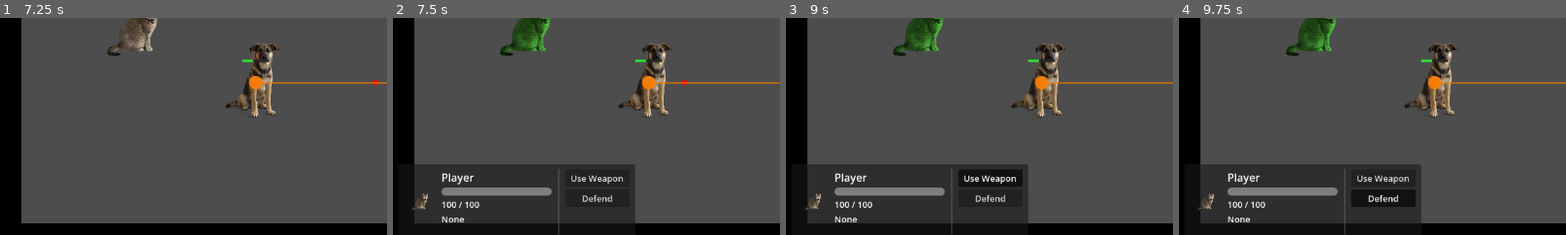
Above: before the commit, frames 1-4 (left to right).
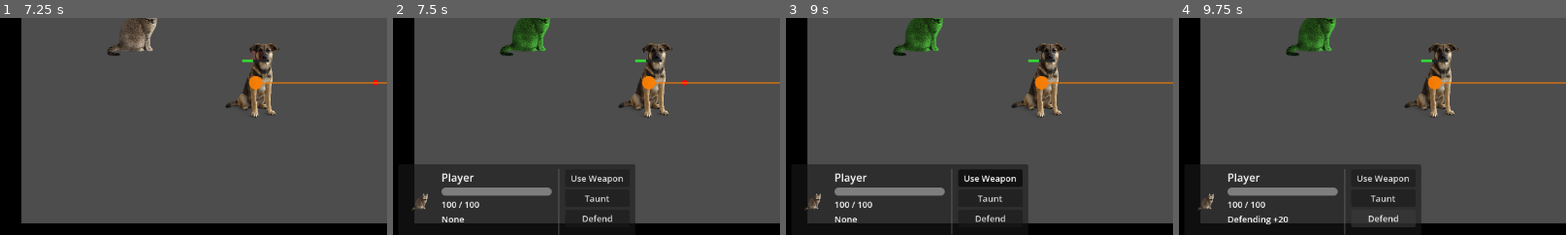
Above: after the commit, the same moments.

Repository: forsman5/volcano
Game: Godot game, scene res://scenes/menu.tscn
The game is run twice, just before and just after one commit, with the same random seed, the same clock (stepped at 60 frames per second) and the same inputs.
Inputs (mouse positions are % of the whole screen's width and height, from its top left):
- Up to frame 1 (7.25 s): click "Start Game" at 0.5 s; click "Next" at 1.25 s; click "Start Game" at 2 s; click "End Turn" at 2.75 s; click "End Turn Anyway" at 3.5 s; click "End Turn" at 4.25 s; click "End Turn Anyway" at 5 s; click "End Turn" at 5.75 s; click "End Turn Anyway" at 6.5 s
- Up to frame 2 (7.5 s): tap Enter at 7.25 s; move the mouse to (17, 50) at 7.27 s; click (17, 50) at 7.42 s
- Up to frame 3 (9 s): click (26, 89) at 8 s, where only the run after the commit has a clickable "Taunt"; click "Use Weapon" at 8.75 s
- Up to frame 4 (9.75 s): click "Defend" at 9.5 s
The pictures show only the part of the screen within x 0-50%, y 48-98%; the shares and areas given below are measured in that part.

Frame 1 is identical in both runs. In frame 2, 0.3% of the frame differs, in the area x 48-57%, y 81-95%; in frame 3, 0.3%; in frame 4, 0.9%, in the area x 12-62%, y 81-97%.

Commit message:
Add Tank Taunt ability and extensible status effect system
- New StatusEffect base class with on_start_of_turn/on_end_of_turn callbacks
- DefendEffect subclass: moves health boost/absorption logic out of BaseUnit
- TauntEffect (debuff on enemy): stores taunter reference, forces pick_target to return taunter
- Tank class gets Taunt action (targeted enemy, uses action slot, no damage)
- execute_attack dispatches on _pending_taunt: applies TauntEffect(self,2) on target instead of damage
- EnemyUnit.pick_target checks own status effects for TauntEffect before falling back to nearest
- Overlay: gold arrow to taunt target during planning, gold ring on taunted enemy while active
- TAUNT_ALL added to StatusType (unused, reserved for future AoE taunt)

Co-Authored-By: Claude Sonnet 4.6 <noreply@anthropic.com>

Diff:
--- a/scripts/action_def.gd
+++ b/scripts/action_def.gd
@@ -1,7 +1,9 @@
 class_name ActionDef
 extends RefCounted
 
-enum TargetType { AUTO_WEAPON, SELF }
+enum TargetType { AUTO_WEAPON, SELF, TARGETED_ENEMY }
+enum Effect { NONE, DEFEND, TAUNT }
 
 var name: String = ""
 var targeting: TargetType = TargetType.AUTO_WEAPON
+var effect: Effect = Effect.NONE
--- a/scripts/base_unit.gd
+++ b/scripts/base_unit.gd
@@ -18,10 +18,11 @@
 
 var _pending_attack_target: Node2D = null
 var _pending_defend: bool = false
+var _pending_taunt: bool = false
 var _defend_bonus: float = 0.0
 var _has_pending_attack: bool = false
 var _has_attacked: bool = false
-var _health_before_defend: float = 0.0
+var _status_effects: Array[StatusEffect] = []
 
 var _health_bar: HealthBar = null
 
@@ -42,6 +43,7 @@
 
 func set_pending_attack(target: Node2D) -> void:
 	_pending_defend = false
+	_pending_taunt = false
 	_defend_bonus = 0.0
 	_pending_attack_target = target
 	_has_pending_attack = true
@@ -49,9 +51,46 @@
 
 func set_pending_defend() -> void:
 	_pending_attack_target = null
+	_pending_taunt = false
 	_pending_defend = true
 	_defend_bonus = 20.0
 	_has_pending_attack = true
+
+
+func set_pending_taunt(enemy: EnemyUnit) -> void:
+	_pending_defend = false
+	_pending_attack_target = enemy
+	_pending_taunt = true
+	_has_pending_attack = true
+
+
+func has_status(type: StatusEffect.StatusType) -> bool:
+	for s in _status_effects:
+		if s.type == type:
+			return true
+	return false
+
+
+func get_status_duration(type: StatusEffect.StatusType) -> int:
+	for s in _status_effects:
+		if s.type == type:
+			return s.duration
+	return 0
+
+
+func _apply_effect(effect: StatusEffect) -> void:
+	_status_effects = _status_effects.filter(func(s): return s.type != effect.type)
+	_status_effects.append(effect)
+
+
+func apply_status(type: StatusEffect.StatusType, duration: int) -> void:
+	_apply_effect(StatusEffect.new(type, duration))
+
+
+func tick_status_effects() -> void:
+	for s in _status_effects:
+		s.duration -= 1
+	_status_effects = _status_effects.filter(func(s): return s.duration > 0)
 
 
 func ready_for_end_turn() -> Array[String]:
@@ -63,22 +102,18 @@
 
 func begin_execution() -> void:
 	if _pending_defend:
-		_health_before_defend = health
-		health += _defend_bonus
-		if _health_bar:
-			_health_bar.setup(health, max_health)
+		_apply_effect(DefendEffect.new(_defend_bonus))
+	for s in _status_effects:
+		s.on_start_of_turn(self)
 
 
 func end_execution() -> void:
 	_has_attacked = false
-	if _pending_defend:
-		_pending_defend = false
-		var damage_taken := (_health_before_defend + _defend_bonus) - health
-		var unabsorbed := maxf(0.0, damage_taken - _defend_bonus)
-		health = maxf(1.0, _health_before_defend - unabsorbed)
-		_defend_bonus = 0.0
-		if _health_bar:
-			_health_bar.setup(health, max_health)
+	_pending_taunt = false
+	_pending_defend = false
+	for s in _status_effects:
+		s.on_end_of_turn(self)
+	tick_status_effects()
 	if not is_instance_valid(_pending_attack_target):
 		_has_pending_attack = false
 
@@ -87,6 +122,9 @@
 	if _pending_defend or not _has_pending_attack:
 		return
 	if not is_instance_valid(_pending_attack_target):
+		return
+	if _pending_taunt:
+		(_pending_attack_target as BaseUnit)._apply_effect(TauntEffect.new(self, 2))
 		return
 	if heals:
 		_pending_attack_target.heal(attack_damage)
--- /dev/null
+++ b/scripts/defend_effect.gd
@@ -0,0 +1,25 @@
+class_name DefendEffect
+extends StatusEffect
+
+var bonus: float
+var _health_before: float
+
+
+func _init(b: float) -> void:
+	super._init(StatusEffect.StatusType.DEFEND, 1)
+	bonus = b
+
+
+func on_start_of_turn(unit: BaseUnit) -> void:
+	_health_before = unit.health
+	unit.health += bonus
+	if unit._health_bar:
+		unit._health_bar.setup(unit.health, unit.max_health)
+
+
+func on_end_of_turn(unit: BaseUnit) -> void:
+	var damage_taken := (_health_before + bonus) - unit.health
+	var unabsorbed := maxf(0.0, damage_taken - bonus)
+	unit.health = maxf(1.0, _health_before - unabsorbed)
+	if unit._health_bar:
+		unit._health_bar.setup(unit.health, unit.max_health)
--- a/scripts/enemy.gd
+++ b/scripts/enemy.gd
@@ -27,6 +27,12 @@
 
 
 func pick_target() -> void:
+	for s in _status_effects:
+		if s is TauntEffect:
+			var te := s as TauntEffect
+			if is_instance_valid(te.taunter):
+				set_pending_attack(te.taunter)
+				return
 	var nearest := _nearest_hero()
 	if nearest == null:
 		return
--- a/scripts/main.gd
+++ b/scripts/main.gd
@@ -55,12 +55,18 @@
 	var defend := ActionDef.new()
 	defend.name = "Defend"
 	defend.targeting = ActionDef.TargetType.SELF
+	defend.effect = ActionDef.Effect.DEFEND
+
+	var taunt := ActionDef.new()
+	taunt.name = "Taunt"
+	taunt.targeting = ActionDef.TargetType.TARGETED_ENEMY
+	taunt.effect = ActionDef.Effect.TAUNT
 
 	var player := UNIT_SCENE.instantiate() as PlayerUnit
 	player.position = Vector2(200, 324)
 	player.unit_texture = PLAYER_TEXTURE
 	player.unit_name = "Player"
-	player.actions = [use_weapon, defend]
+	player.actions = _build_unit_actions(GameConfig.unit_classes[0] if GameConfig.unit_classes.size() > 0 else 0, use_weapon, taunt, defend)
 	var pw: Dictionary = WeaponData.WEAPONS[GameConfig.unit_weapons[0]]
 	player.is_melee = pw["is_melee"]
 	player.attack_range = pw["attack_range"]
@@ -77,7 +83,8 @@
 		ally.position = ally_positions[i]
 		ally.unit_texture = _pick_texture("ally", i, ALLY_TEXTURES)
 		ally.unit_name = "Ally %d" % (i + 1)
-		ally.actions = [use_weapon, defend]
+		var class_id := GameConfig.unit_classes[i + 1] if (i + 1) < GameConfig.unit_classes.size() else 0
+		ally.actions = _build_unit_actions(class_id, use_weapon, taunt, defend)
 		var aw: Dictionary = WeaponData.WEAPONS[GameConfig.unit_weapons[i + 1]]
 		ally.is_melee = aw["is_melee"]
 		ally.attack_range = aw["attack_range"]
@@ -110,6 +117,12 @@
 		enemy.pick_target()
 
 
+func _build_unit_actions(class_id: int, use_weapon: ActionDef, taunt: ActionDef, defend: ActionDef) -> Array[ActionDef]:
+	if class_id == 0:  # Tank
+		return [use_weapon, taunt, defend]
+	return [use_weapon, defend]
+
+
 func _pick_texture(prefix: String, index: int, fallbacks: Array) -> Texture2D:
 	var path := "res://assets/%s%d.png" % [prefix, index + 1]
 	if ResourceLoader.exists(path):
@@ -139,12 +152,24 @@
 
 
 func _on_overlay_draw() -> void:
+	for enemy in _enemy_units:
+		if is_instance_valid(enemy) and enemy.has_status(StatusEffect.StatusType.TAUNT):
+			_overlay.draw_circle(enemy.global_position, 18.0, Color(1.0, 0.85, 0.0, 0.5))
 	for unit in _player_units:
 		if not is_instance_valid(unit):
 			continue
 		if unit._has_pending_attack and is_instance_valid(unit._pending_attack_target):
-			var col := Color(0.2, 1.0, 0.3, 0.9) if unit.heals else Color(1.0, 0.2, 0.2, 0.9)
-			var line_col := Color(0.2, 1.0, 0.3, 0.7) if unit.heals else Color(1.0, 0.2, 0.2, 0.7)
+			var col: Color
+			var line_col: Color
+			if unit._pending_taunt:
+				col = Color(1.0, 0.85, 0.0, 0.9)
+				line_col = Color(1.0, 0.85, 0.0, 0.7)
+			elif unit.heals:
+				col = Color(0.2, 1.0, 0.3, 0.9)
+				line_col = Color(0.2, 1.0, 0.3, 0.7)
+			else:
+				col = Color(1.0, 0.2, 0.2, 0.9)
+				line_col = Color(1.0, 0.2, 0.2, 0.7)
 			_overlay.draw_circle(unit._pending_attack_target.global_position, 10.0, col)
 			_overlay.draw_line(unit.global_position, unit._pending_attack_target.global_position, line_col, 2.0)
 	if GameConfig.show_enemy_pending:
@@ -188,22 +213,26 @@
 					current_action = selected_unit.actions[action_idx]
 
 				if current_action != null and current_action.targeting == ActionDef.TargetType.SELF:
-					selected_unit.set_pending_defend()
+					match current_action.effect:
+						ActionDef.Effect.DEFEND:
+							selected_unit.set_pending_defend()
 					_reset_action_state()
 					_update_selection_panel()
 				else:
 					var mouse_pos := get_global_mouse_position()
-					if selected_unit.heals:
+					var target_enemy := _enemy_at(mouse_pos)
+					if target_enemy != null:
+						if current_action != null and current_action.effect == ActionDef.Effect.TAUNT:
+							selected_unit.set_pending_taunt(target_enemy)
+						else:
+							selected_unit.set_pending_attack(target_enemy)
+						_overlay.queue_redraw()
+						_reset_action_state()
+						_update_selection_panel()
+					elif selected_unit.heals:
 						var target_ally := _ally_at(mouse_pos)
 						if target_ally != null:
 							selected_unit.set_pending_attack(target_ally)
-							_overlay.queue_redraw()
-							_reset_action_state()
-							_update_selection_panel()
-					else:
-						var target_enemy := _enemy_at(mouse_pos)
-						if target_enemy != null:
-							selected_unit.set_pending_attack(target_enemy)
 							_overlay.queue_redraw()
 							_reset_action_state()
 							_update_selection_panel()
@@ -315,8 +344,21 @@
 
 
 func _on_action_selected(index: int) -> void:
-	_active_action_index = index
-	Input.set_default_cursor_shape(Input.CURSOR_CROSS)
+	if selected_unit == null:
+		return
+	var current_action: ActionDef = null
+	if selected_unit.actions.size() > index:
+		current_action = selected_unit.actions[index]
+	if current_action != null and current_action.targeting == ActionDef.TargetType.SELF:
+		match current_action.effect:
+			ActionDef.Effect.DEFEND:
+				selected_unit.set_pending_defend()
+		_overlay.queue_redraw()
+		_reset_action_state()
+		_update_selection_panel()
+	else:
+		_active_action_index = index
+		Input.set_default_cursor_shape(Input.CURSOR_CROSS)
 
 
 func _reset_action_state() -> void:
--- a/scripts/selection_panel.gd
+++ b/scripts/selection_panel.gd
@@ -32,7 +32,10 @@
 	_health_bar.value = unit.health
 	_health_lbl.text = "%d / %d" % [int(unit.health), int(unit.max_health)]
 
-	if unit._pending_defend:
+	if unit._pending_taunt:
+		var target_name := (unit._pending_attack_target as BaseUnit).unit_name if is_instance_valid(unit._pending_attack_target) else "?"
+		_action_lbl.text = "Taunting %s" % target_name
+	elif unit._pending_defend:
 		_action_lbl.text = "Defending +%d" % int(unit._defend_bonus)
 	elif not unit._has_pending_attack or not is_instance_valid(unit._pending_attack_target):
 		_action_lbl.text = "None"
--- /dev/null
+++ b/scripts/status_effect.gd
@@ -0,0 +1,20 @@
+class_name StatusEffect
+extends RefCounted
+
+enum StatusType { TAUNT_ALL, DEFEND, TAUNT }
+
+var type: StatusType
+var duration: int
+
+
+func _init(t: StatusType, d: int) -> void:
+	type = t
+	duration = d
+
+
+func on_start_of_turn(_unit: BaseUnit) -> void:
+	pass
+
+
+func on_end_of_turn(_unit: BaseUnit) -> void:
+	pass
--- /dev/null
+++ b/scripts/taunt_effect.gd
@@ -0,0 +1,9 @@
+class_name TauntEffect
+extends StatusEffect
+
+var taunter: BaseUnit
+
+
+func _init(t: BaseUnit, d: int) -> void:
+	super._init(StatusEffect.StatusType.TAUNT, d)
+	taunter = t
Not shown, added: scripts/defend_effect.gd.uid
Not shown, added: scripts/status_effect.gd.uid
Not shown, added: scripts/taunt_effect.gd.uid
